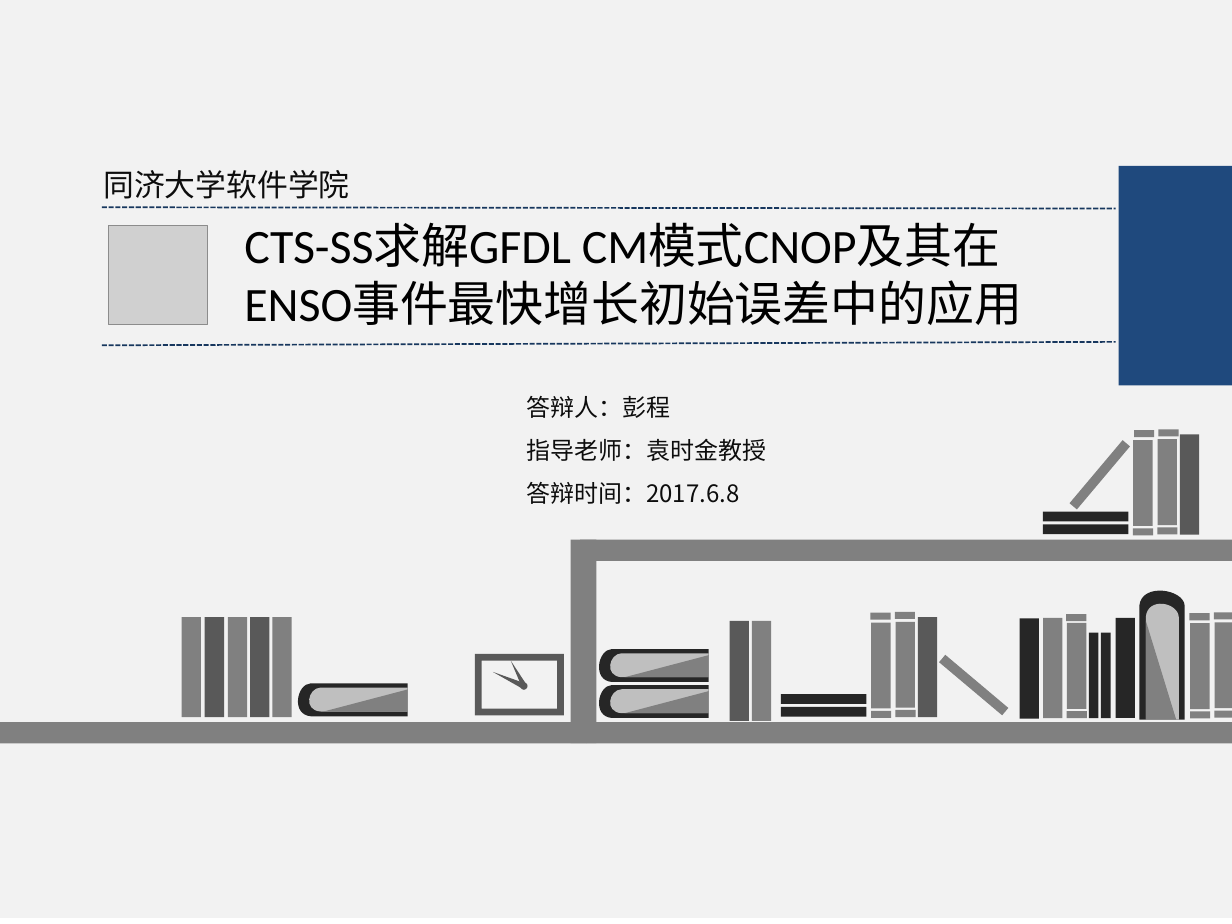
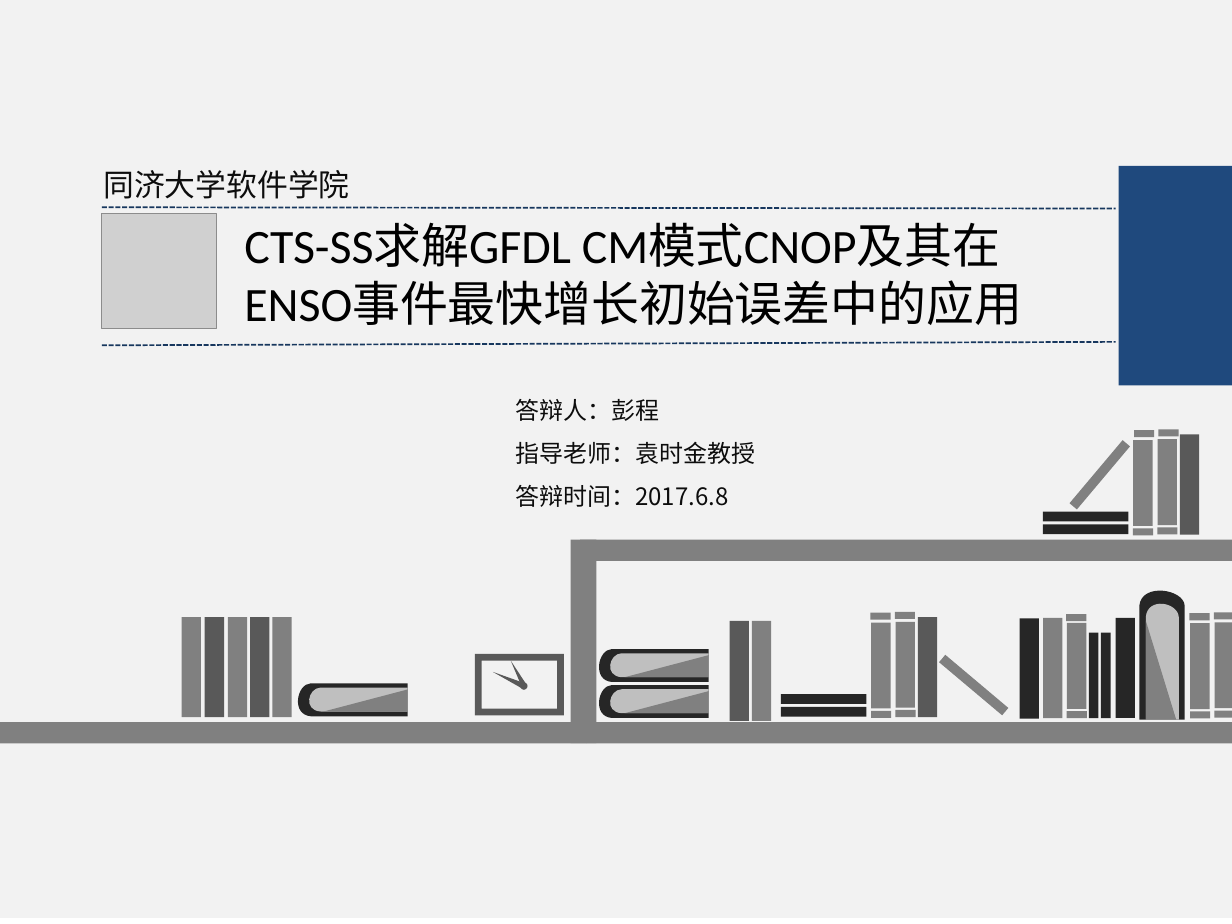
Before and after one commit to KrisCheng/GraduationDesign, a slide deck: slide 1 of FinalPaper/毕业答辩.pptx. Drawn at 1232x924 pixels with LibreOffice and Linux fonts; fonts in the diff are those of the drawing; grey boxes stand for pictures. Boxes give left, top, right and bottom in pixels: in the first picture for what was removed or moved away, otherwise in the second. Text is boxed around its words. In the diff, an @@ line names an element or a change of style, - is before the commit and + after.

```diff
--- a/FinalPaper/毕业答辩.pptx
+++ b/FinalPaper/毕业答辩.pptx
@@ picture: place and size @@
-picture at (108, 225, 207, 324)
+picture at (102, 213, 217, 328)
@@ text "答辩人：彭程": place and size @@
-text "答辩人：彭程" at (526, 396, 766, 504)
+text "答辩人：彭程" at (515, 399, 755, 507)
```
Also in this commit, not shown: 2 other slides changed, 2 other files.
